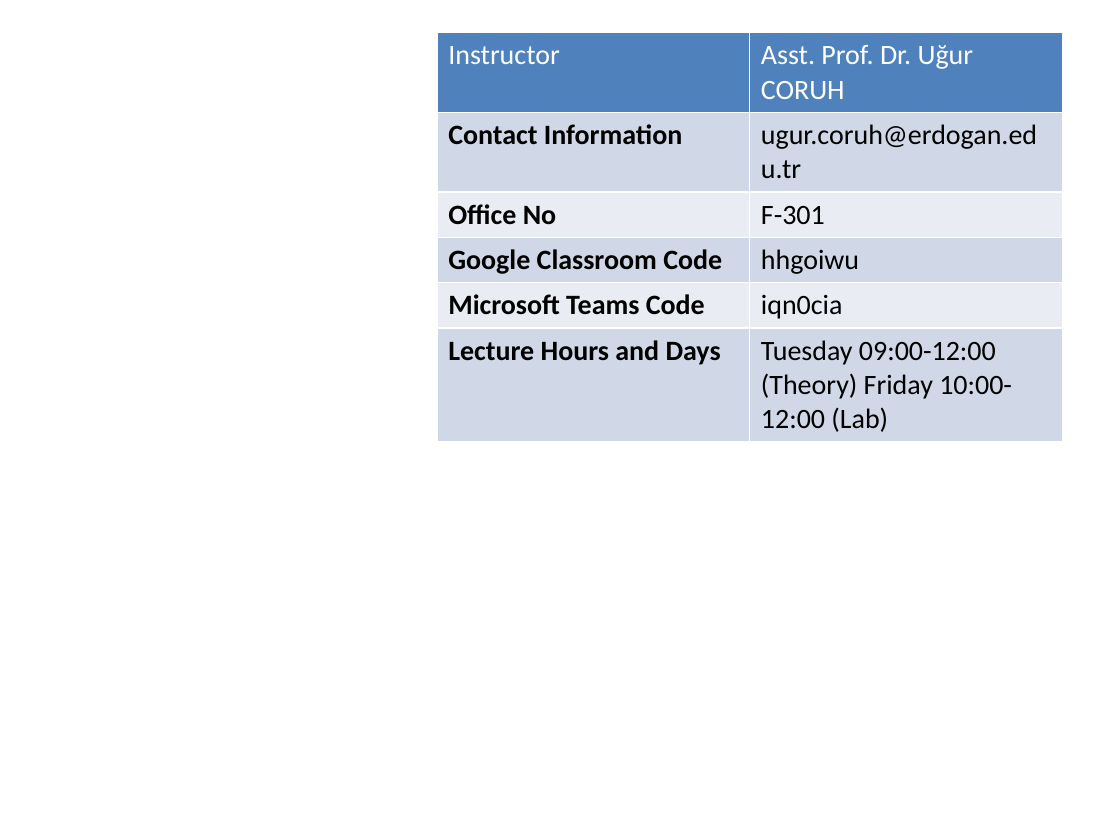
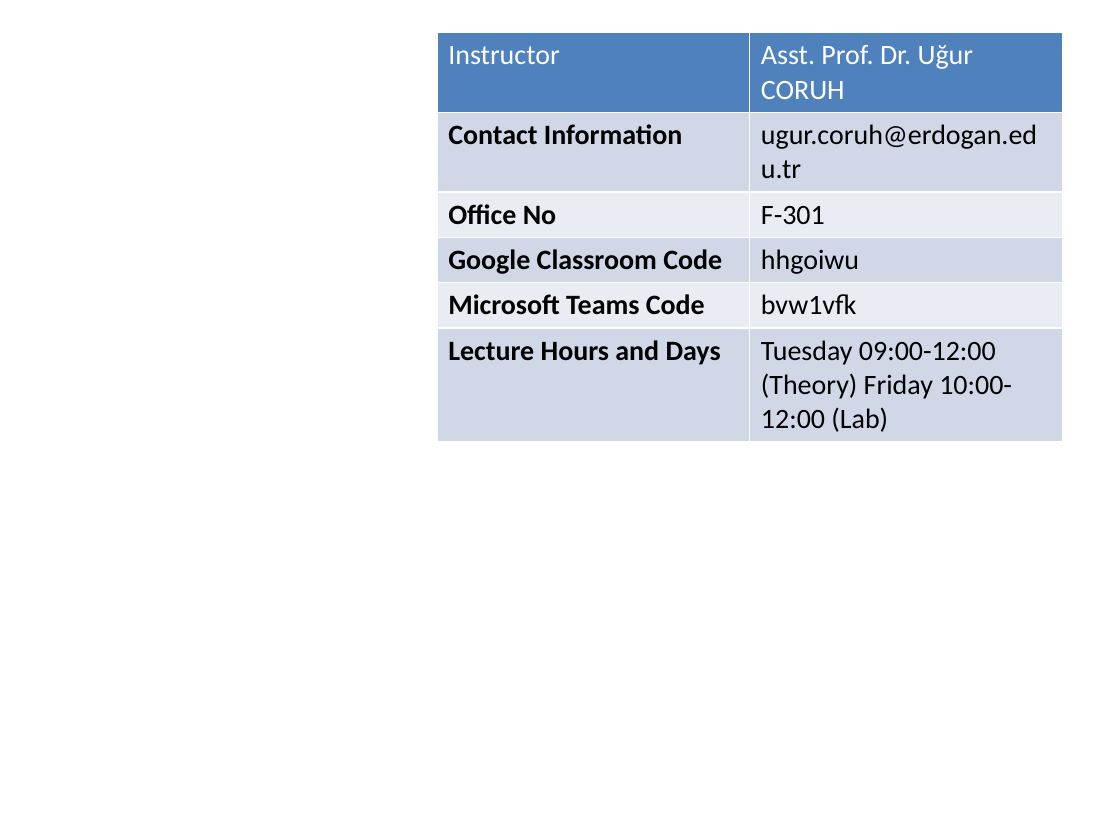
Before and after one commit to ucoruh/ce100-algorithms-and-programming-II, a slide deck: slide 5 of docs/syllabus/syllabus.en.md_word.pptx. Drawn at 1120x840 pixels with LibreOffice and Linux fonts; fonts in the diff are those of the drawing. Boxes give left, top, right and bottom in pixels: in the first picture for what was removed or moved away, otherwise in the second. Text is boxed around its words. In the diff, an @@ line names an element or a change of style, - is before the commit and + after.

```diff
--- a/docs/syllabus/syllabus.en.md_word.pptx
+++ b/docs/syllabus/syllabus.en.md_word.pptx
@@ table at (437,32,1062,748) @@
-row 5, column 2: iqn0cia
+row 5, column 2: bvw1vfk
```
Also in this commit, not shown: 13 other files.
